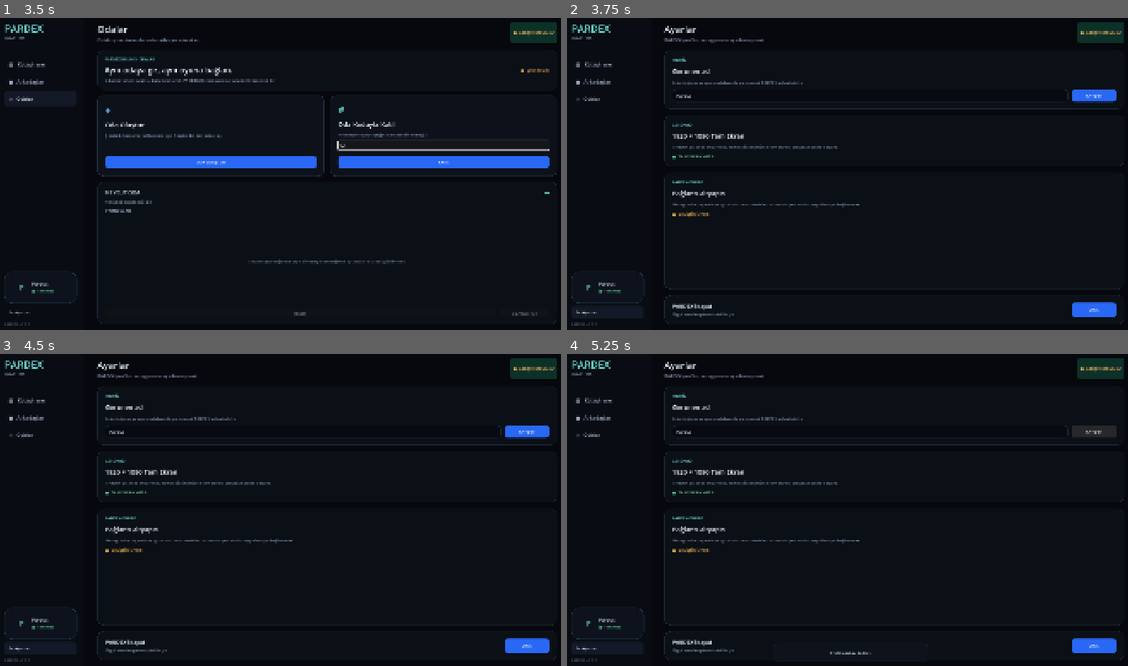
Above: before the commit, frames 1-4 (two rows, left to right).
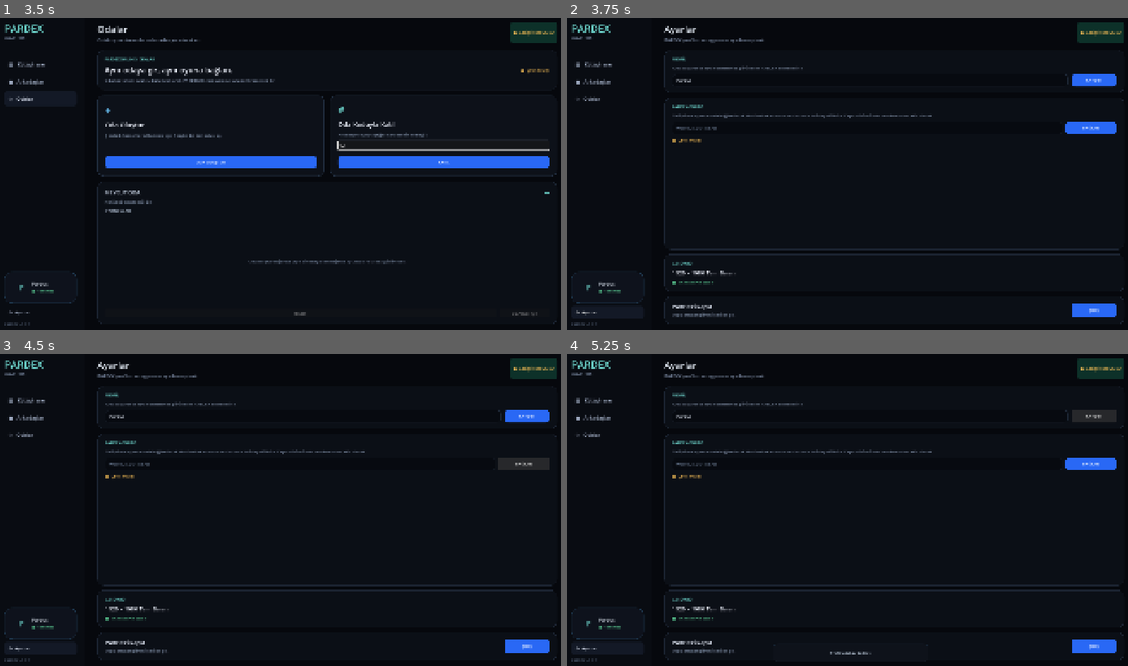
Above: after the commit, the same moments.

Repository: SerkanAydin06/Pardex
Game: Godot game, scene res://scenes/main.tscn
The game is run twice, just before and just after one commit, with the same random seed, the same clock (stepped at 60 frames per second) and the same inputs.
Inputs (mouse positions are in pixels of both pictures, inside the frame that each line leads up to):
- Up to frame 1 (3.5 s): click "▦ Kütüphane" at 0.5 s; click "● Arkadaşlar" at 1.25 s; click "◇ Odalar" at 2 s; click (443, 145) at 2.77 s; type "12" at 2.85 s
- Up to frame 2 (3.75 s): click "⚙ Ayarlar" at 3.5 s
- Up to frame 3 (4.5 s): click (521, 463) at 4.25 s, where only the run after the commit has a clickable "BAĞLAN"
- Up to frame 4 (5.25 s): click "KAYDET" at 5 s

Frame 1 is identical in both runs. In frame 2, 4.5% of the frame differs, in the area x 17-100%, y 12-96%; in frame 3, 4.5%; in frame 4, 4.4%.

Commit message:
Add PARDEX Online server settings UI

Diff:
--- a/scenes/screens/settings.tscn
+++ b/scenes/screens/settings.tscn
@@ -12,9 +12,9 @@
 corner_radius_bottom_right = 20
 corner_radius_bottom_left = 20
 content_margin_left = 26.0
-content_margin_top = 24.0
+content_margin_top = 22.0
 content_margin_right = 26.0
-content_margin_bottom = 24.0
+content_margin_bottom = 22.0
 
 [sub_resource type="StyleBoxFlat" id="Input"]
 bg_color = Color(0.03, 0.041, 0.062, 1)
@@ -46,7 +46,7 @@
 [node name="SettingsContent" type="VBoxContainer"]
 layout_mode = 2
 size_flags_vertical = 3
-theme_override_constants/separation = 20
+theme_override_constants/separation = 16
 
 [node name="ProfilePanel" type="PanelContainer" parent="."]
 layout_mode = 2
@@ -54,19 +54,13 @@
 
 [node name="VBox" type="VBoxContainer" parent="ProfilePanel"]
 layout_mode = 2
-theme_override_constants/separation = 13
+theme_override_constants/separation = 10
 
 [node name="Section" type="Label" parent="ProfilePanel/VBox"]
 layout_mode = 2
 theme_override_colors/font_color = Color(0.46, 0.9, 0.86, 1)
 theme_override_font_sizes/font_size = 13
 text = "PROFİL"
-
-[node name="Title" type="Label" parent="ProfilePanel/VBox"]
-layout_mode = 2
-theme_override_colors/font_color = Color(0.94, 0.96, 1, 1)
-theme_override_font_sizes/font_size = 22
-text = "Görünen ad"
 
 [node name="Description" type="Label" parent="ProfilePanel/VBox"]
 layout_mode = 2
@@ -97,13 +91,63 @@
 theme_override_styles/normal = SubResource("Button")
 text = "KAYDET"
 
+[node name="OnlinePanel" type="PanelContainer" parent="."]
+layout_mode = 2
+size_flags_vertical = 3
+theme_override_styles/panel = SubResource("Panel")
+
+[node name="VBox" type="VBoxContainer" parent="OnlinePanel"]
+layout_mode = 2
+theme_override_constants/separation = 10
+
+[node name="Section" type="Label" parent="OnlinePanel/VBox"]
+layout_mode = 2
+theme_override_colors/font_color = Color(0.46, 0.9, 0.86, 1)
+theme_override_font_sizes/font_size = 13
+text = "PARDEX ONLINE"
+
+[node name="Description" type="Label" parent="OnlinePanel/VBox"]
+layout_mode = 2
+theme_override_colors/font_color = Color(0.5, 0.56, 0.65, 1)
+theme_override_font_sizes/font_size = 14
+text = "Geliştirme aşamasında bağlanılacak WebSocket sunucusunu burada belirleyebilirsin. Yayın sürümünde bu adres otomatik olacak."
+autowrap_mode = 2
+
+[node name="ServerRow" type="HBoxContainer" parent="OnlinePanel/VBox"]
+layout_mode = 2
+theme_override_constants/separation = 12
+
+[node name="ServerUrlEdit" type="LineEdit" parent="OnlinePanel/VBox/ServerRow"]
+layout_mode = 2
+size_flags_horizontal = 3
+theme_override_colors/font_color = Color(0.9, 0.93, 0.98, 1)
+theme_override_colors/font_placeholder_color = Color(0.38, 0.44, 0.53, 1)
+theme_override_font_sizes/font_size = 15
+theme_override_styles/normal = SubResource("Input")
+placeholder_text = "ws://127.0.0.1:8765"
+
+[node name="ConnectButton" type="Button" parent="OnlinePanel/VBox/ServerRow"]
+layout_mode = 2
+custom_minimum_size = Vector2(170, 0)
+focus_mode = 0
+theme_override_colors/font_color = Color(1, 1, 1, 1)
+theme_override_font_sizes/font_size = 14
+theme_override_styles/normal = SubResource("Button")
+text = "BAĞLAN"
+
+[node name="State" type="Label" parent="OnlinePanel/VBox"]
+layout_mode = 2
+theme_override_colors/font_color = Color(0.9, 0.7, 0.32, 1)
+theme_override_font_sizes/font_size = 14
+text = "●  ÇEVRİMDIŞI"
+
 [node name="DisplayPanel" type="PanelContainer" parent="."]
 layout_mode = 2
 theme_override_styles/panel = SubResource("Panel")
 
 [node name="VBox" type="VBoxContainer" parent="DisplayPanel"]
 layout_mode = 2
-theme_override_constants/separation = 12
+theme_override_constants/separation = 8
 
 [node name="Section" type="Label" parent="DisplayPanel/VBox"]
 layout_mode = 2
@@ -114,54 +158,14 @@
 [node name="Title" type="Label" parent="DisplayPanel/VBox"]
 layout_mode = 2
 theme_override_colors/font_color = Color(0.94, 0.96, 1, 1)
-theme_override_font_sizes/font_size = 22
+theme_override_font_sizes/font_size = 19
 text = "1920 × 1080 Tam Ekran"
 
-[node name="Description" type="Label" parent="DisplayPanel/VBox"]
-layout_mode = 2
-theme_override_colors/font_color = Color(0.5, 0.56, 0.65, 1)
-theme_override_font_sizes/font_size = 14
-text = "PARDEX şu anda 1920×1080 temel çözünürlükte tam ekran çalışacak şekilde ayarlı."
-
 [node name="State" type="Label" parent="DisplayPanel/VBox"]
 layout_mode = 2
 theme_override_colors/font_color = Color(0.38, 0.86, 0.62, 1)
 theme_override_font_sizes/font_size = 14
 text = "●  TAM EKRAN AKTİF"
-
-[node name="OnlinePanel" type="PanelContainer" parent="."]
-layout_mode = 2
-size_flags_vertical = 3
-theme_override_styles/panel = SubResource("Panel")
-
-[node name="VBox" type="VBoxContainer" parent="OnlinePanel"]
-layout_mode = 2
-theme_override_constants/separation = 12
-
-[node name="Section" type="Label" parent="OnlinePanel/VBox"]
-layout_mode = 2
-theme_override_colors/font_color = Color(0.46, 0.9, 0.86, 1)
-theme_override_font_sizes/font_size = 13
-text = "PARDEX ONLINE"
-
-[node name="Title" type="Label" parent="OnlinePanel/VBox"]
-layout_mode = 2
-theme_override_colors/font_color = Color(0.94, 0.96, 1, 1)
-theme_override_font_sizes/font_size = 22
-text = "Bağlantı altyapısı"
-
-[node name="Description" type="Label" parent="OnlinePanel/VBox"]
-layout_mode = 2
-theme_override_colors/font_color = Color(0.5, 0.56, 0.65, 1)
-theme_override_font_sizes/font_size = 14
-text = "Hesap, arkadaş, oda ve oyun oturumu servisleri sonraki aşamada bu uygulamaya bağlanacak."
-autowrap_mode = 2
-
-[node name="State" type="Label" parent="OnlinePanel/VBox"]
-layout_mode = 2
-theme_override_colors/font_color = Color(0.9, 0.7, 0.32, 1)
-theme_override_font_sizes/font_size = 14
-text = "●  GELİŞTİRİLİYOR"
 
 [node name="ApplicationPanel" type="PanelContainer" parent="."]
 layout_mode = 2
